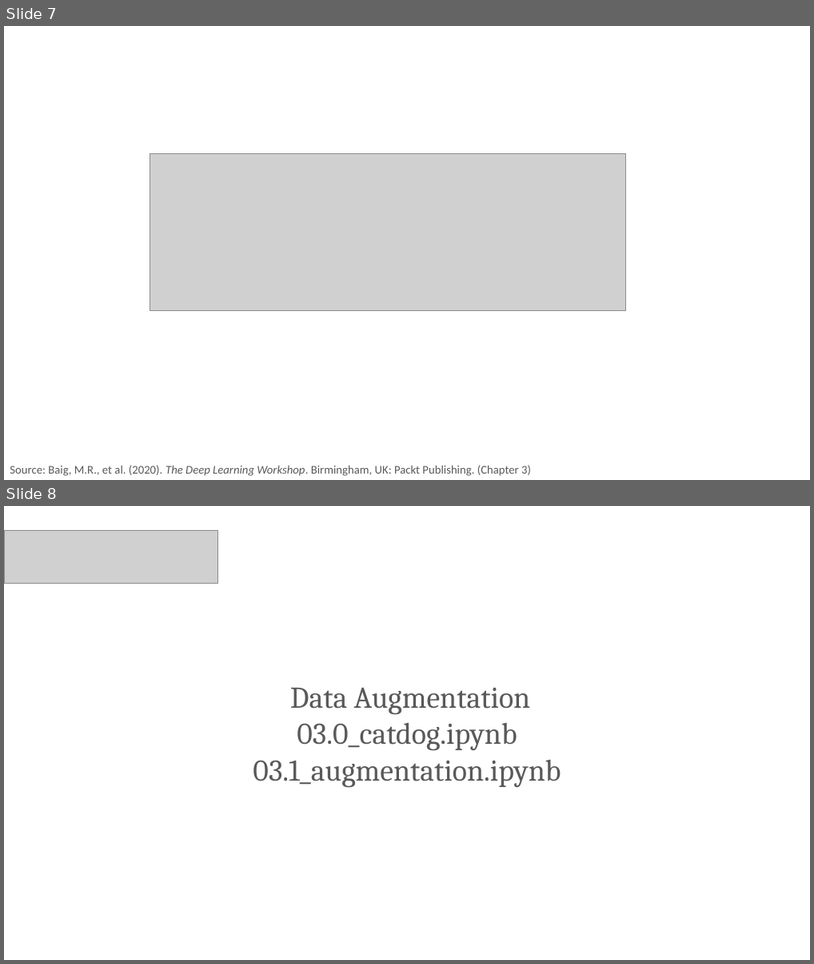
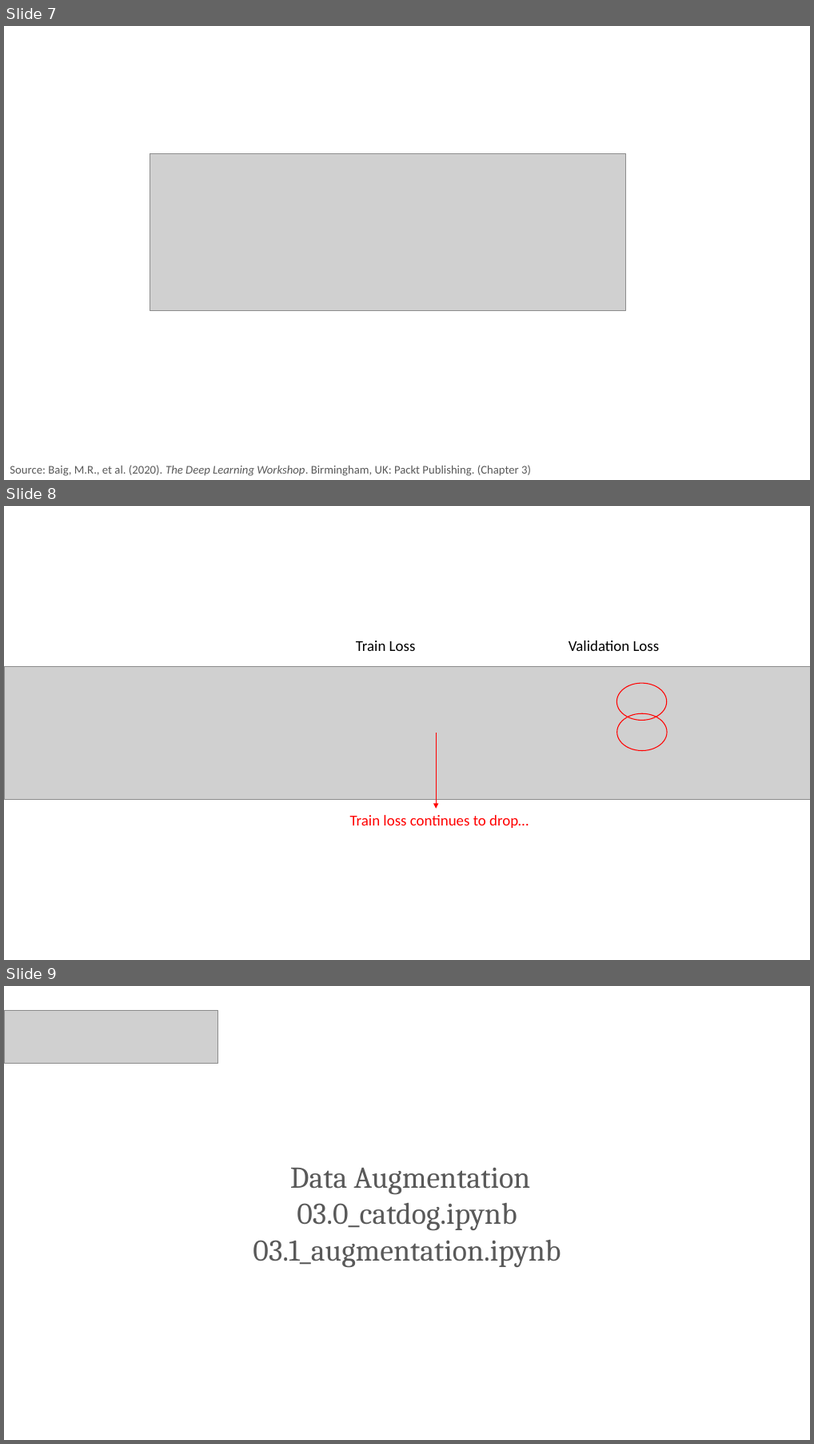
Before and after one commit to PracticumAI/cnn, a slide deck: presentations/03_data_augmentation.pptx. Shown one above the other, each under a label of ours: slides 7 and 8 before the commit, slides 7, 8 and 9 after it. The pictures are 814x964 and 814x1444 pixels, drawn with LibreOffice and Linux fonts; fonts in the diff are those of the drawing; grey boxes stand for pictures. Boxes give left, top, right and bottom in pixels: in the first picture for what was removed or moved away, otherwise in the second. Text is boxed around its words. In the diff, an @@ line names an element or a change of style, - is before the commit and + after.

```diff
--- a/presentations/03_data_augmentation.pptx
+++ b/presentations/03_data_augmentation.pptx
@@ slide 8 added at (x1=4, y1=506, x2=810, y2=960), background #FFFFFF @@
@@ text added at (x1=356, y1=640, x2=416, y2=651), 18 pt, text #000000 @@
+Train Loss
@@ text added at (x1=569, y1=640, x2=660, y2=651), 18 pt, text #000000 @@
+Validation Loss
@@ picture added at (x1=4, y1=666, x2=810, y2=800) @@
@@ ellipse added at (x1=618, y1=683, x2=667, y2=720), outline #FF0000 1 pt @@
@@ ellipse added at (x1=618, y1=713, x2=667, y2=751), outline #FF0000 1 pt @@
@@ arrow added from (437, 733) to (437, 808), #FF0000 0.5 pt @@
@@ text added at (x1=350, y1=815, x2=529, y2=828), 18 pt, text #FF0000 @@
+Train loss continues to drop…
@@ what was slide 8 is now slide 9 @@
```
Also in this commit, not shown: 1 other slide added, 1 slide removed.
